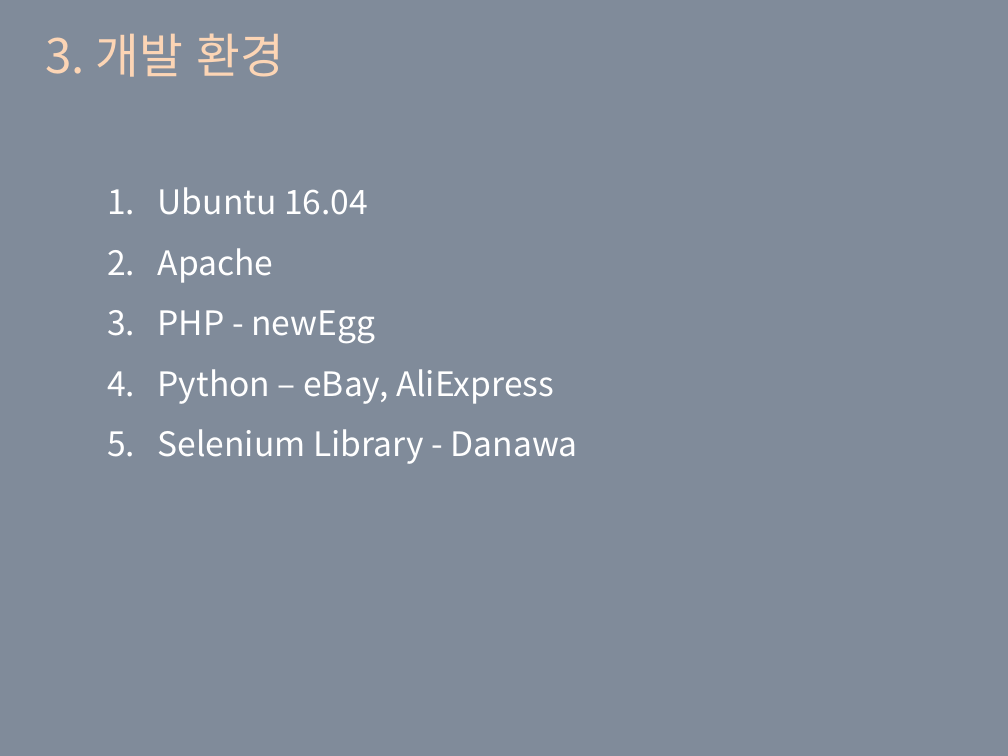
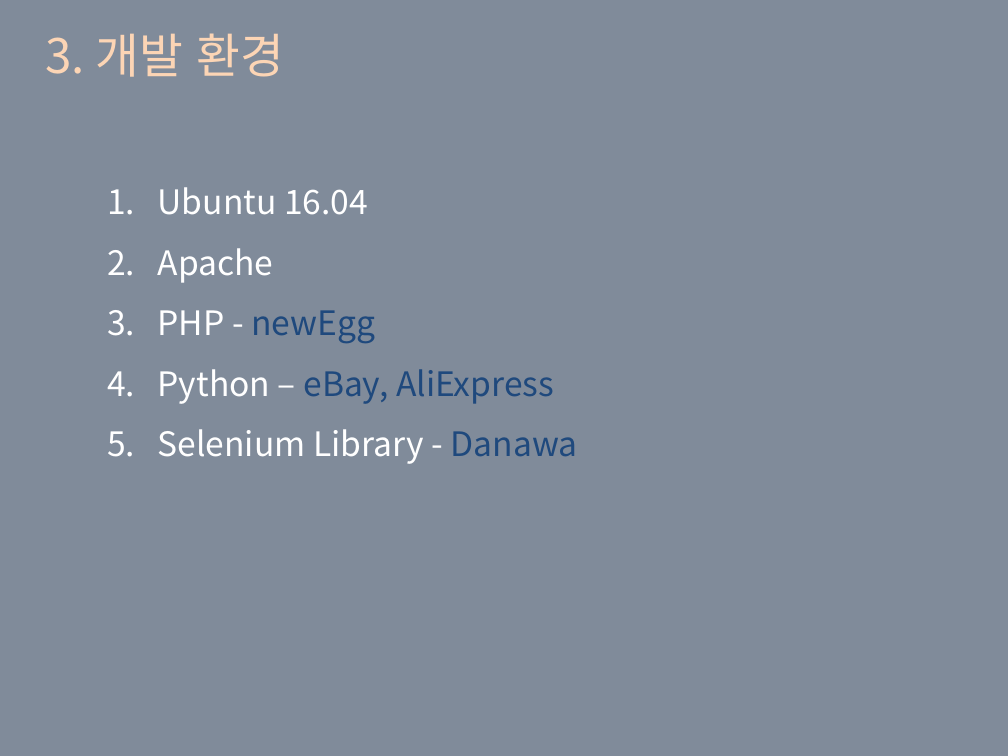
Before and after one commit to Song-gicheon/web_crawling, a slide deck: slide 5 of ppt/IT-Seminar_Songgicheon_LeeJuHyun_final.ppt. Drawn at 1008x756 pixels with LibreOffice and Linux fonts; fonts in the diff are those of the drawing. Boxes give left, top, right and bottom in pixels: in the first picture for what was removed or moved away, otherwise in the second. Text is boxed around its words. In the diff, an @@ line names an element or a change of style, - is before the commit and + after.

```diff
--- a/ppt/IT-Seminar_Songgicheon_LeeJuHyun_final.ppt
+++ b/ppt/IT-Seminar_Songgicheon_LeeJuHyun_final.ppt
@@ text at [158, 310, 578, 464]: text colour #FFFFFF to #1F497D in "newEgg", "eBay, AliExpress", "Danawa" @@
```
Also in this commit, not shown: 2 other slides changed, 1 slide added.
